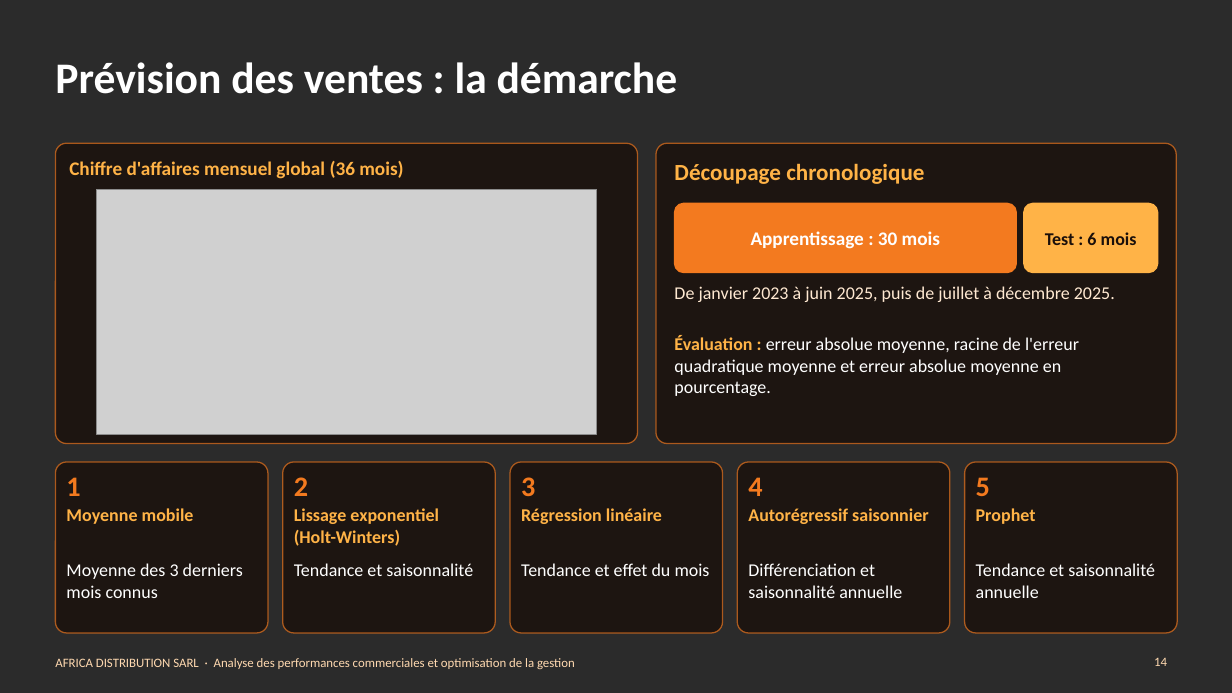
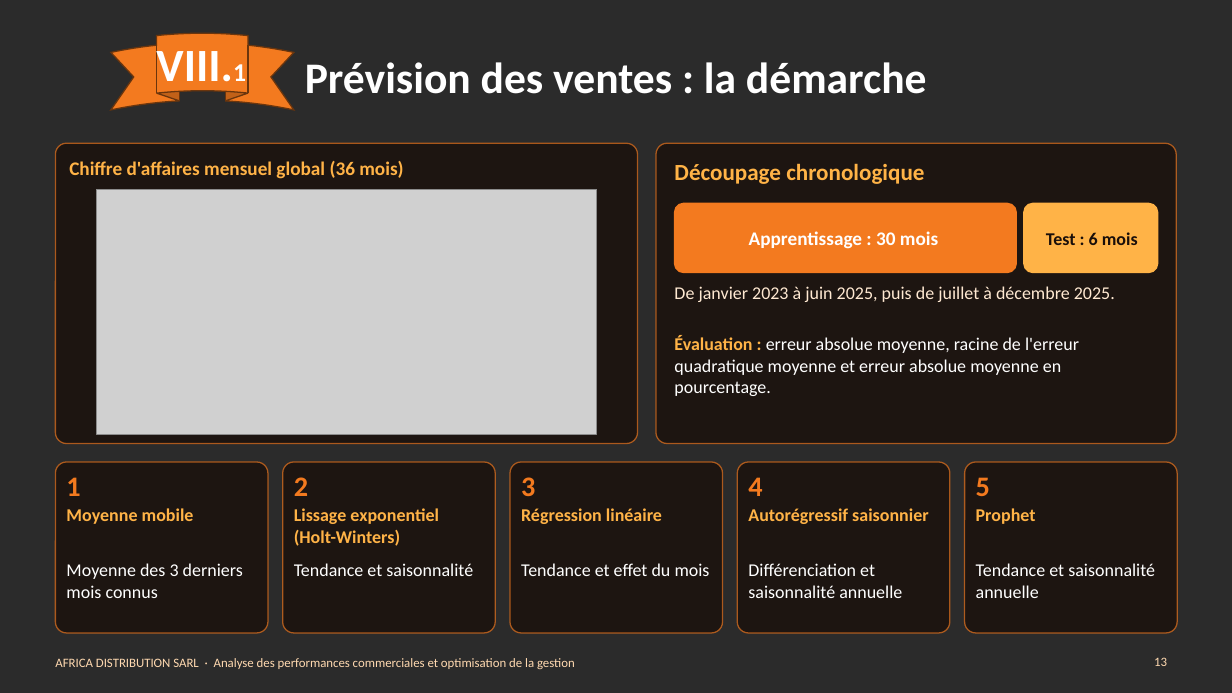
Before and after one commit to Agatte-Data/STAGE-DATA-ANALYST, a slide deck: slide 13 of 08_PRESENTATION/Presentation_AFRICA_DISTRIBUTION.pptx (slide 14 before the commit). Drawn at 1232x693 pixels with LibreOffice and Linux fonts; fonts in the diff are those of the drawing; grey boxes stand for pictures; background and template pictures are left out; a plain dark background stands for a picture behind light text. Boxes give left, top, right and bottom in pixels: in the first picture for what was removed or moved away, otherwise in the second. Text is boxed around its words. In the diff, an @@ line names an element or a change of style, - is before the commit and + after.

```diff
--- a/08_PRESENTATION/Presentation_AFRICA_DISTRIBUTION.pptx
+++ b/08_PRESENTATION/Presentation_AFRICA_DISTRIBUTION.pptx
@@ title "Prévision des ventes : la ..." at <box>305,62,927,94</box>: alignment left to centre @@
@@ ellipse ribbon added at <box>111,33,294,110</box>, fill #F37A1F, outline #6B350E 1 pt @@
@@ text added at <box>156,42,246,92</box>, 36 pt, text #FFFFFF, bold @@
+VIII.1
@@ page number at <box>1154,657,1167,666</box>: text changed @@
-14
+13
```
Also in this commit, not shown: 15 other slides changed, 1 slide added, 1 slide removed, 11 other files.
